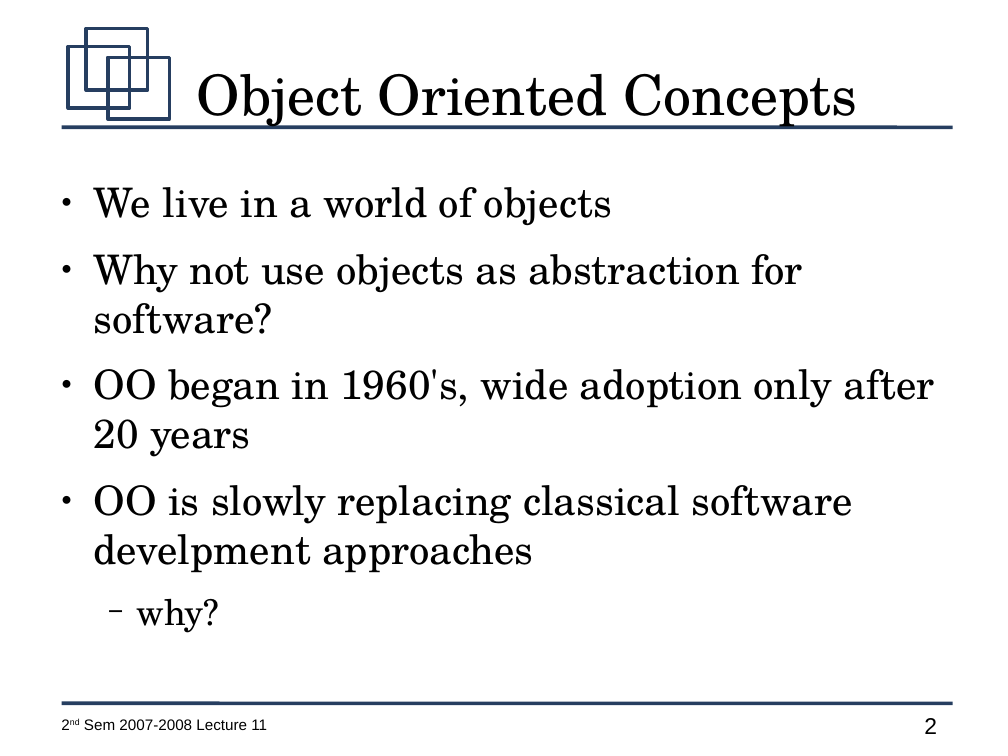
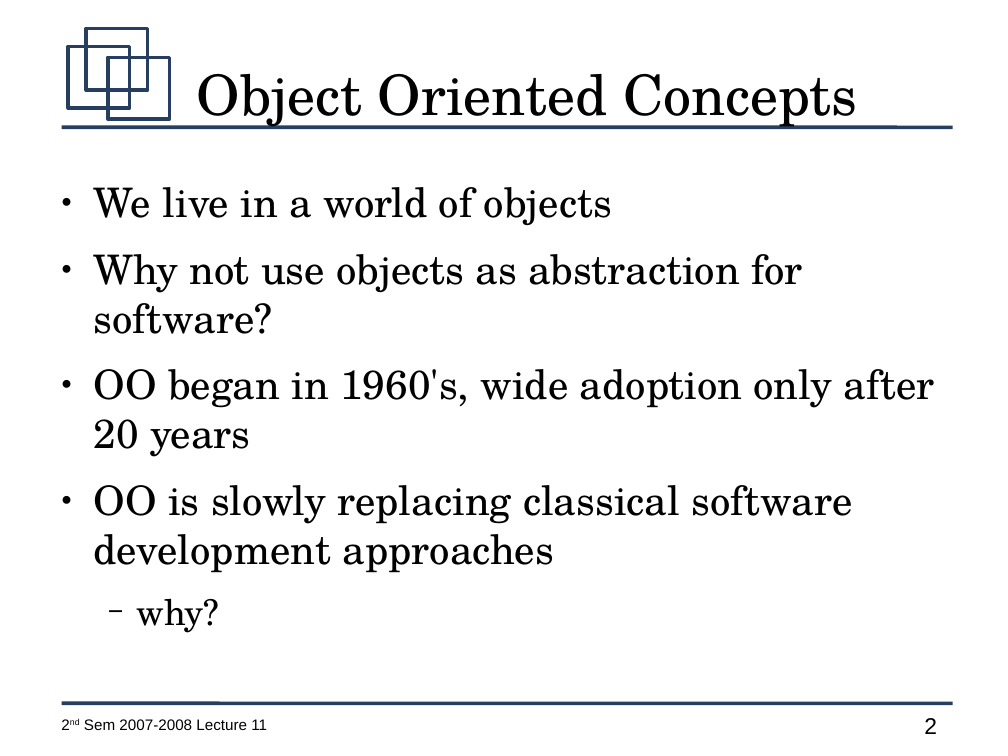
Before and after one commit to jachermocilla/jach-homepage, a slide deck: slide 2 of CMSC128-2nd-Sem-2007-L11.odp. Drawn at 1008x756 pixels with LibreOffice and Linux fonts; fonts in the diff are those of the drawing. Boxes give left, top, right and bottom in pixels: in the first picture for what was removed or moved away, otherwise in the second. Text is boxed around its words. In the diff, an @@ line names an element or a change of style, - is before the commit and + after.

```diff
--- a/CMSC128-2nd-Sem-2007-L11.odp
+++ b/CMSC128-2nd-Sem-2007-L11.odp
@@ text at <box>94,485,853,573</box>: text changed @@
-● OO is slowly replacing classical software develpment approaches
+● OO is slowly replacing classical software development approaches
```
Also in this commit, not shown: 18 other slides changed.
